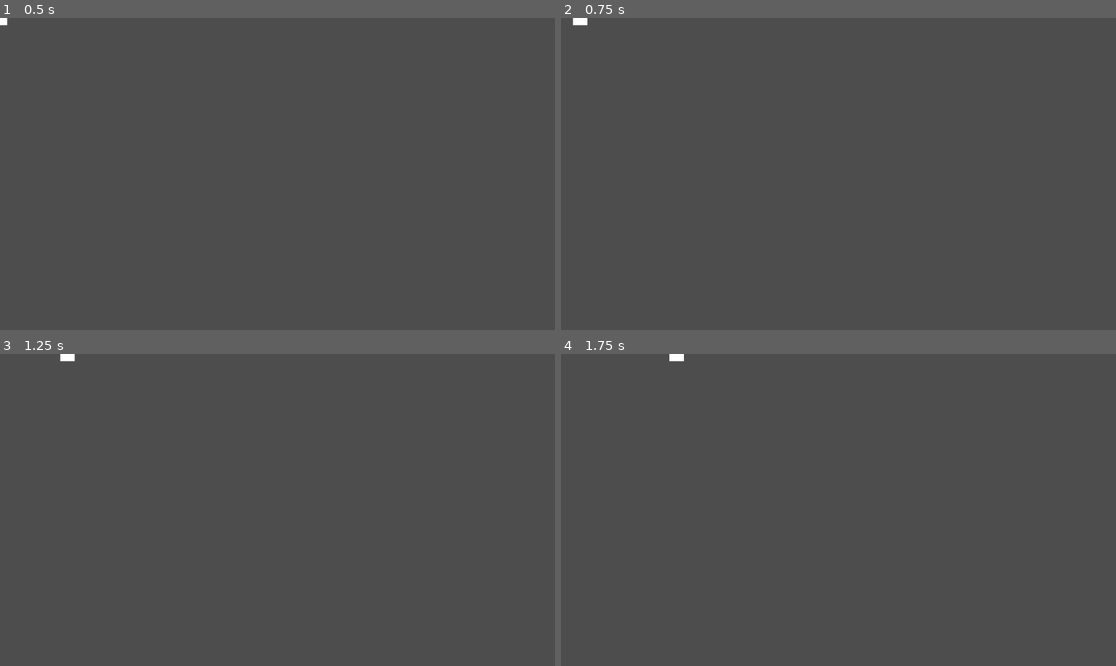
Above: before the commit, frames 1-4 (two rows, left to right).
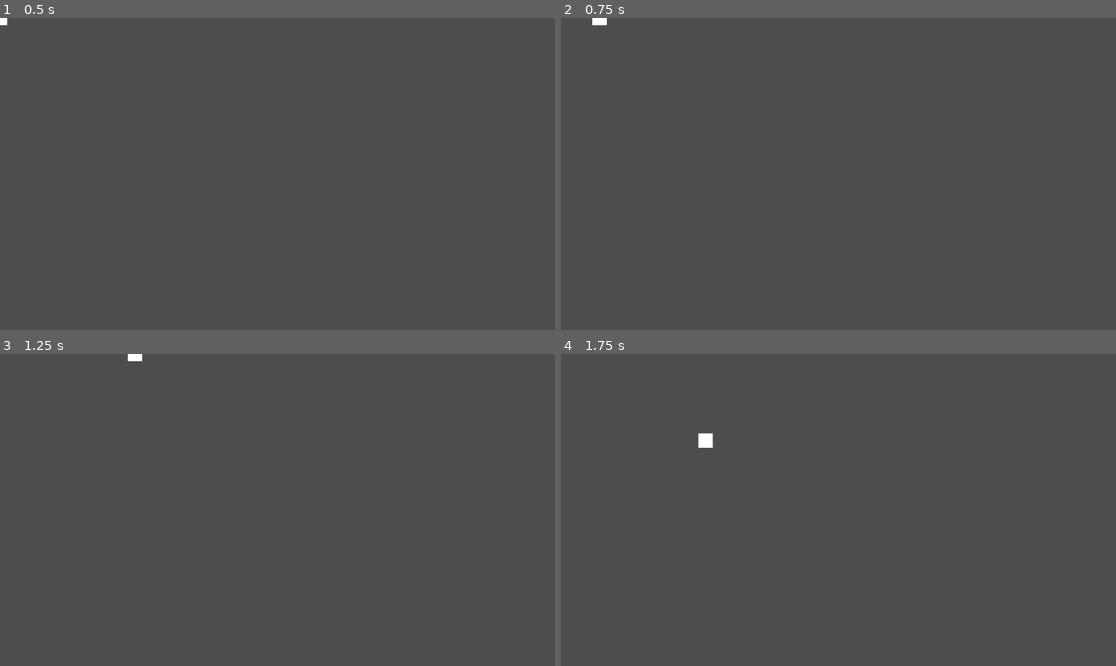
Above: after the commit, the same moments.

Repository: godzilla5hrimp/TheaterJumpShootMan
Game: Godot game, scene res://scenes/actor.tscn
The game is run twice, just before and just after one commit, with the same random seed, the same clock (stepped at 60 frames per second) and the same inputs.
Inputs:
- Up to frame 1 (0.5 s): no input
- Up to frame 2 (0.75 s): tap Enter at 0.5 s; hold Right (moveRight) from 0.53 s (still down)
- Up to frame 3 (1.25 s): keep holding Right (moveRight)
- Up to frame 4 (1.75 s): release Right (moveRight) at 1.28 s; hold Down (moveDown) from 1.28 s (still down)

Frame 1 is identical in both runs. In frame 2, 0.1% of the frame differs, in the area x 2-9%, y 0-3%; in frame 3, 0.1%; in frame 4, 0.2%, in the area x 19-28%, y 0-31%.

Commit message:
fix: fix player movement;

Diff:
--- a/mask-game-jam-game/scenes/actor.gd
+++ b/mask-game-jam-game/scenes/actor.gd
@@ -1,27 +1,28 @@
 extends CharacterBody2D
 var healthbar = 100
 var live = 3
-@export var speed = 200
+@export var speed = 400
 var screen_size
 
 func _ready():
 	return
 
-func _process(delta):
+func _physics_process(delta: float):
 	checkInput(delta)
 	screen_size = get_viewport().get_visible_rect().size
 
 func checkInput(delta: float):
+	velocity = Vector2.ZERO
 	if Input.is_action_pressed("moveUp"):
-		velocity.y -=delta
-	elif Input.is_action_pressed("moveDown"):
-		velocity.y +=delta
-	elif Input.is_action_pressed("moveLeft"):
-		velocity.x -=delta
-	elif Input.is_action_pressed("moveRight"):
-		velocity.x +=delta
+		velocity.y -=1
+	if Input.is_action_pressed("moveDown"):
+		velocity.y +=1
+	if Input.is_action_pressed("moveLeft"):
+		velocity.x -=1
+	if Input.is_action_pressed("moveRight"):
+		velocity.x +=1
 	if velocity.length() > 0:
 		velocity = velocity.normalized() * speed
 	move_and_slide()
-	#get_node(".").position += velocity * delta
-	#get_node(".").position = get_node(".").position.clamp(Vector2.ZERO, screen_size)
+	#position += velocity * delta
+	#position = get_node(".").position.clamp(Vector2.ZERO, screen_size)
